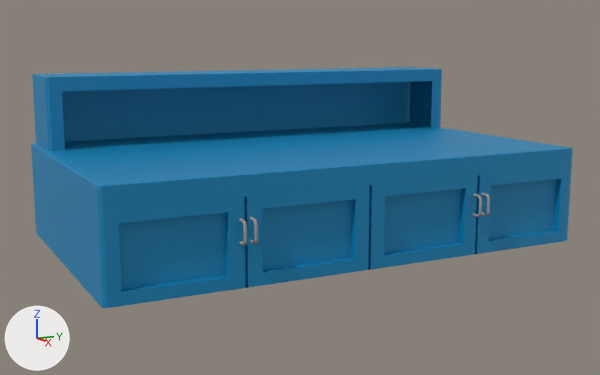
The Blender file Workstation.blend as it was, and as the next commit left it.
The view is the same before and after, from a camera (50 mm lens) standing at (9.79, -8.02, 4.75) and looking at (-5.97, 0.07, 1.58). Every picture has the same lights, and +X, +Y and +Z are marked at lower left. The picture after the commit comes second.
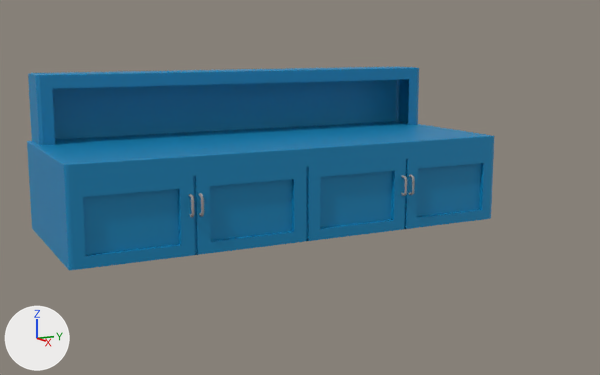
The change, as a diff of the scene's bpy script:
```diff
--- a/Workstation.blend.py
+++ b/Workstation.blend.py
@@ ob_workstation @@
 ob_workstation = bpy.data.objects.new('Workstation', me_cube)
-ob_workstation.location = (-6.0, 0.0, 1.5)
-ob_workstation.scale = (3.0, 5.0, 1.0)
+ob_workstation.location = (-7.5, 0.0, 1.5)
+ob_workstation.scale = (2.0, 5.0, 1.0)
@@ ob_cube_001 @@
-ob_cube_001 = bpy.data.objects.new('Cube.001', cu_cube_001)
-ob_cube_001.parent = ob_workstation
-ob_cube_001.matrix_parent_inverse = Matrix(((0.333, 0.0, 0.0, 0.0), (0.0, 0.2, 0.0, 0.0), (0.0, 0.0, 1.0, 0.0), (0.0, 0.0, 0.0, 1.0)))
-ob_cube_001.location = (2.9, -2.5, 0.3)
-ob_cube_001.rotation_euler = (1.571, 1.571, 0.0)  # degrees (90, 90, 0)
-ob_cube_001.scale = (0.1, 0.1, 0.1)
-_m = ob_cube_001.modifiers.new('Shrinkwrap', 'SHRINKWRAP')
-_m.wrap_method = 'PROJECT'
@@ ob_cube_002 @@
-ob_cube_002 = bpy.data.objects.new('Cube.002', cu_cube_002)
-ob_cube_002.parent = ob_workstation
-ob_cube_002.matrix_parent_inverse = Matrix(((0.333, 0.0, 0.0, 0.0), (0.0, 0.2, 0.0, 0.0), (0.0, 0.0, 1.0, 0.0), (0.0, 0.0, 0.0, 1.0)))
-ob_cube_002.location = (2.9, -2.3, 0.3)
-ob_cube_002.rotation_euler = (1.571, 1.571, 0.0)  # degrees (90, 90, 0)
-ob_cube_002.scale = (0.1, 0.1, 0.1)
@@ ob_cube_003 @@
-ob_cube_003 = bpy.data.objects.new('Cube.003', cu_cube_003)
-ob_cube_003.parent = ob_workstation
-ob_cube_003.matrix_parent_inverse = Matrix(((0.333, 0.0, 0.0, 0.0), (0.0, 0.2, 0.0, 0.0), (0.0, 0.0, 1.0, 0.0), (0.0, 0.0, 0.0, 1.0)))
-ob_cube_003.location = (2.9, 2.7, 0.3)
-ob_cube_003.rotation_euler = (1.571, 1.571, 0.0)  # degrees (90, 90, 0)
-ob_cube_003.scale = (0.1, 0.1, 0.1)
@@ ob_cube_004 @@
-ob_cube_004 = bpy.data.objects.new('Cube.004', cu_cube_004)
-ob_cube_004.parent = ob_workstation
-ob_cube_004.matrix_parent_inverse = Matrix(((0.333, 0.0, 0.0, 0.0), (0.0, 0.2, 0.0, 0.0), (0.0, 0.0, 1.0, 0.0), (0.0, 0.0, 0.0, 1.0)))
-ob_cube_004.location = (2.9, 2.5, 0.3)
-ob_cube_004.rotation_euler = (1.571, 1.571, 0.0)  # degrees (90, 90, 0)
-ob_cube_004.scale = (0.1, 0.1, 0.1)
```

Changed parts and their boxes (x1, y1, x2, y2) in the pictures (600 x 375 px):
'Workstation', moved, rescaled (14% narrower, 16% shorter): before (31, 67, 573, 308); after (27, 67, 494, 270)
'Cube.001', deleted: before (239, 218, 247, 246)
'Cube.002', deleted: before (250, 217, 258, 244)
'Cube.004', deleted: before (473, 193, 482, 217)
'Cube.003', deleted: before (481, 193, 490, 216)
